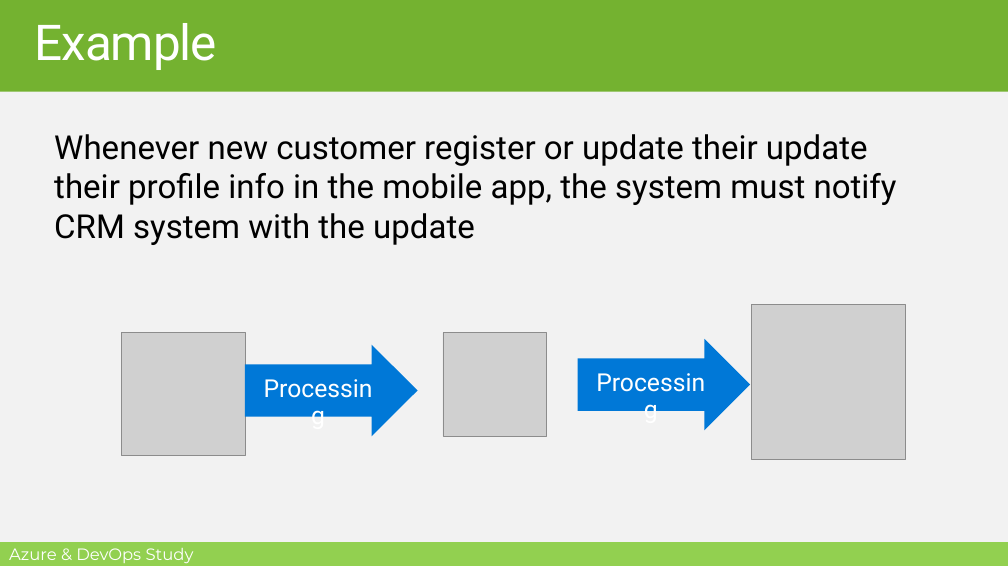
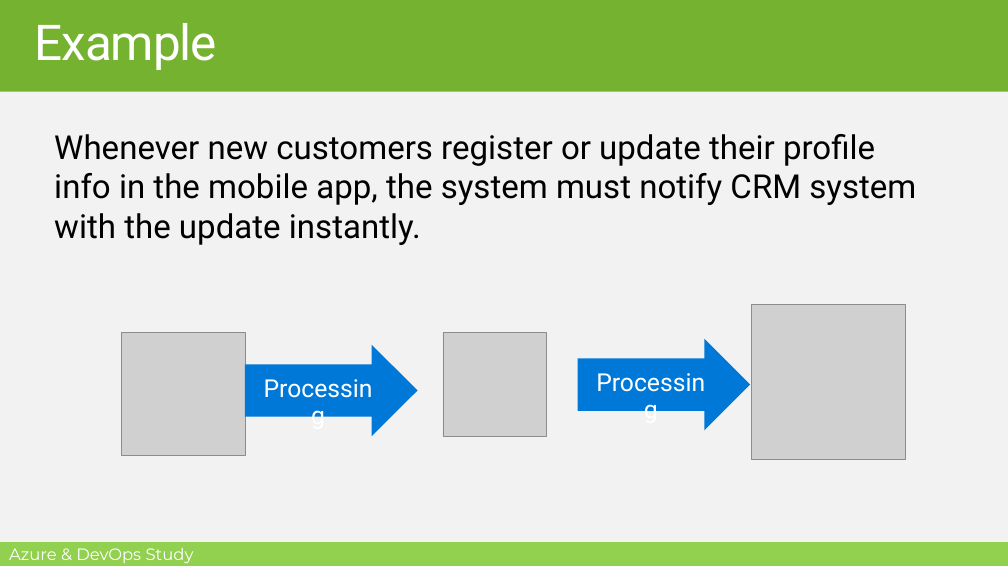
Before and after one commit to MohamedRadwan-DevOps/Azure-DevOps-Study-Group, a slide deck: slide 24 of AZ-900/Module-1/M1-L4-Understanding Azure Container Services, Function and Virtual Desktop.pptx (slide 23 before the commit). Drawn at 1008x566 pixels with LibreOffice and Linux fonts; fonts in the diff are those of the drawing; grey boxes stand for pictures; background and template pictures are left out. Boxes give left, top, right and bottom in pixels: in the first picture for what was removed or moved away, otherwise in the second. Text is boxed around its words. In the diff, an @@ line names an element or a change of style, - is before the commit and + after.

```diff
--- a/AZ-900/Module-1/M1-L4-Understanding Azure Container Services, Function and Virtual Desktop.pptx
+++ b/AZ-900/Module-1/M1-L4-Understanding Azure Container Services, Function and Virtual Desktop.pptx
@@ text at (x1=54, y1=134, x2=916, y2=245): text changed @@
-Whenever new customer register or update their update their profile info in the mobile app, the system must notify CRM system with the update
+Whenever new customers register or update their profile info in the mobile app, the system must notify CRM system with the update instantly.
```
Also in this commit, not shown: 11 other slides changed, 3 slides added, 1 slide removed.
